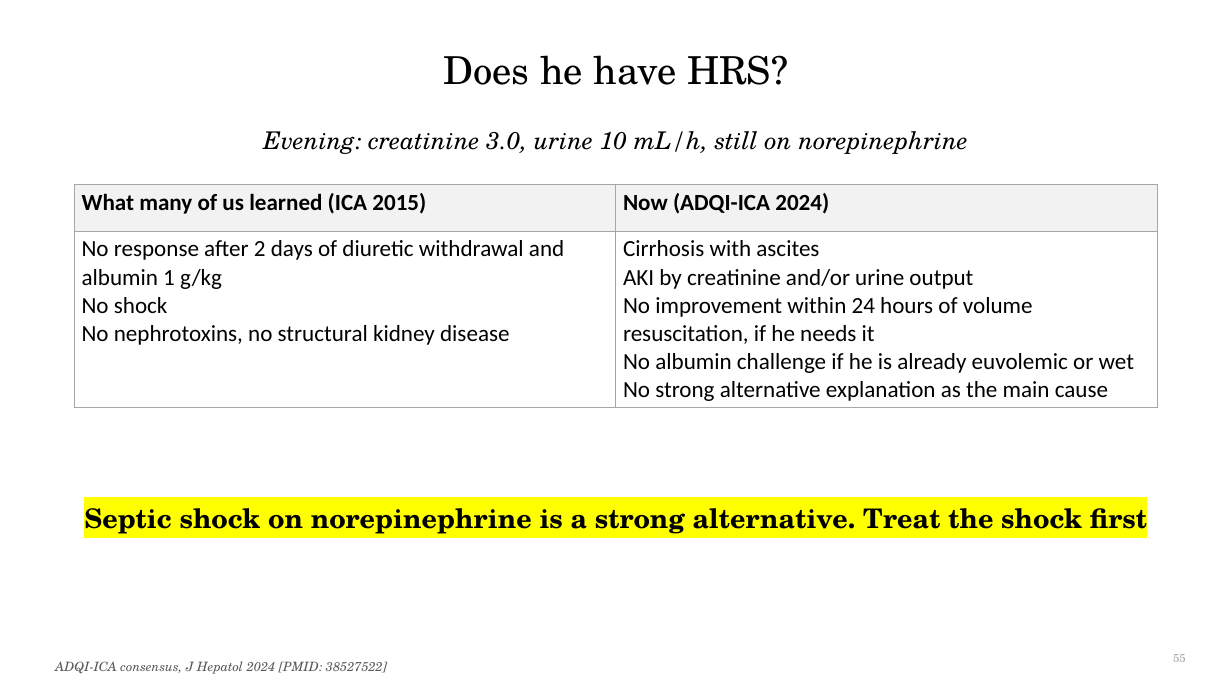
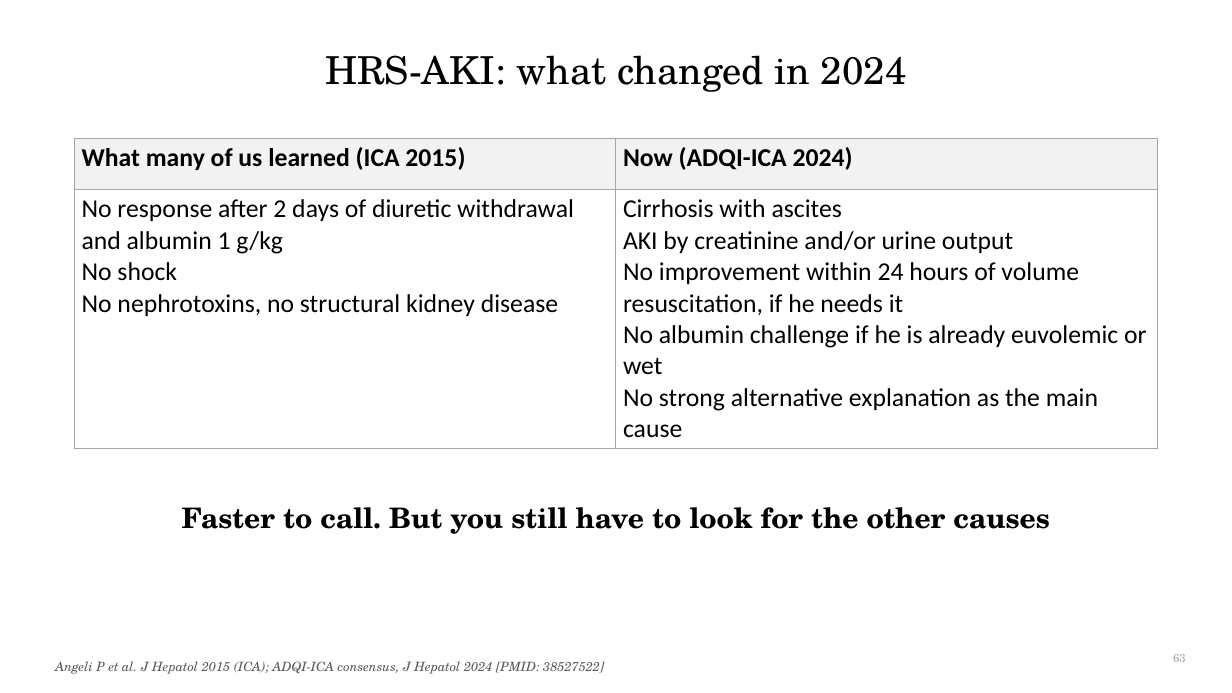
Before and after one commit to qaddodi/mohammad-almeqdadi-lectures, a slide deck: slide 63 of lectures/acute-liver-failure-aclf-in-icu/ALF and ACLF in the ICU.pptx (slide 55 before the commit). Drawn at 1232x693 pixels with LibreOffice and Linux fonts; fonts in the diff are those of the drawing. Boxes give left, top, right and bottom in pixels: in the first picture for what was removed or moved away, otherwise in the second. Text is boxed around its words. In the diff, an @@ line names an element or a change of style, - is before the commit and + after.

```diff
--- a/lectures/acute-liver-failure-aclf-in-icu/ALF and ACLF in the ICU.pptx
+++ b/lectures/acute-liver-failure-aclf-in-icu/ALF and ACLF in the ICU.pptx
@@ title at (325, 55, 907, 92): text changed @@
-Does he have HRS?
+HRS-AKI: what changed in 2024
@@ table at (74, 139, 1158, 442) @@
@@ size 18 to 20 pt @@
@@ table: place and size @@
-table at (74, 185, 1158, 405)
+table at (74, 139, 1158, 442)
@@ text removed at (263, 131, 968, 154) @@
-Evening: creatinine 3.0, urine 10 mL/h, still on norepinephrine
@@ text at (182, 507, 1050, 534): text changed; size 21 to 22 pt @@
-Septic shock on norepinephrine is a strong alternative. Treat the shock first
+Faster to call. But you still have to look for the other causes
@@ page number at (1173, 654, 1186, 662): text changed @@
-55
+63
@@ text at (55, 661, 604, 674): text changed @@
-ADQI-ICA consensus, J Hepatol 2024 [PMID: 38527522]
+Angeli P et al. J Hepatol 2015 (ICA); ADQI-ICA consensus, J Hepatol 2024 [PMID: 38527522]
```
Also in this commit, not shown: 35 other slides changed, 12 slides added, 1 slide removed, 4 other files.
